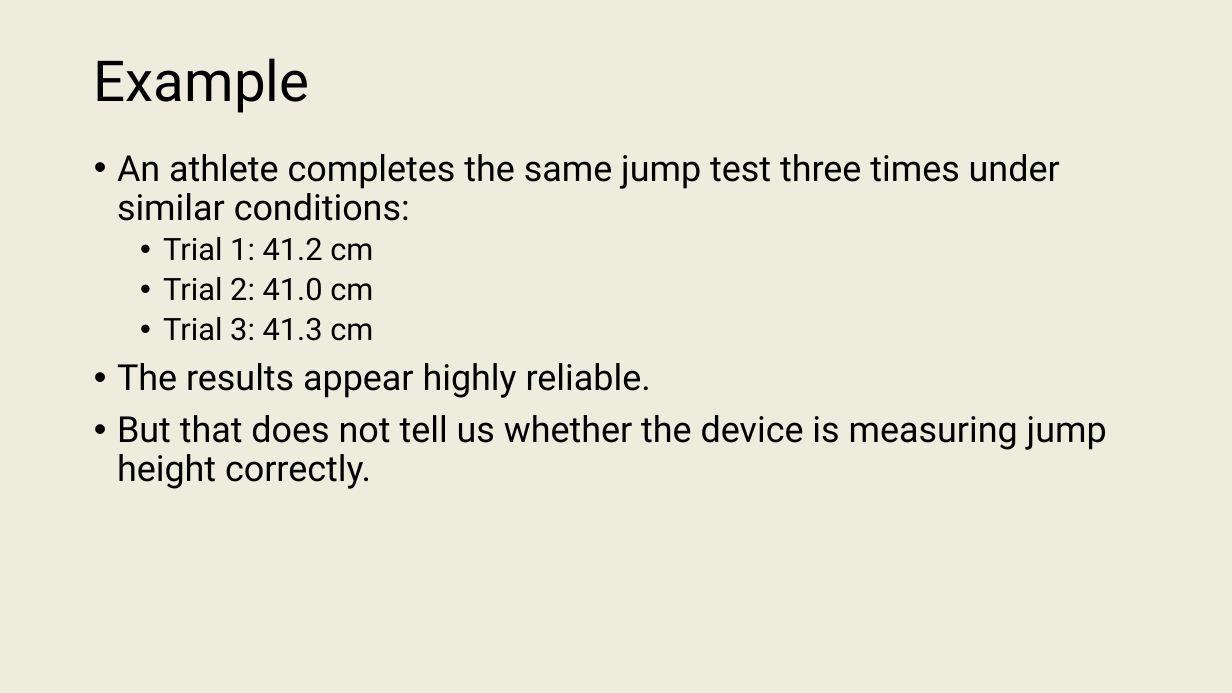
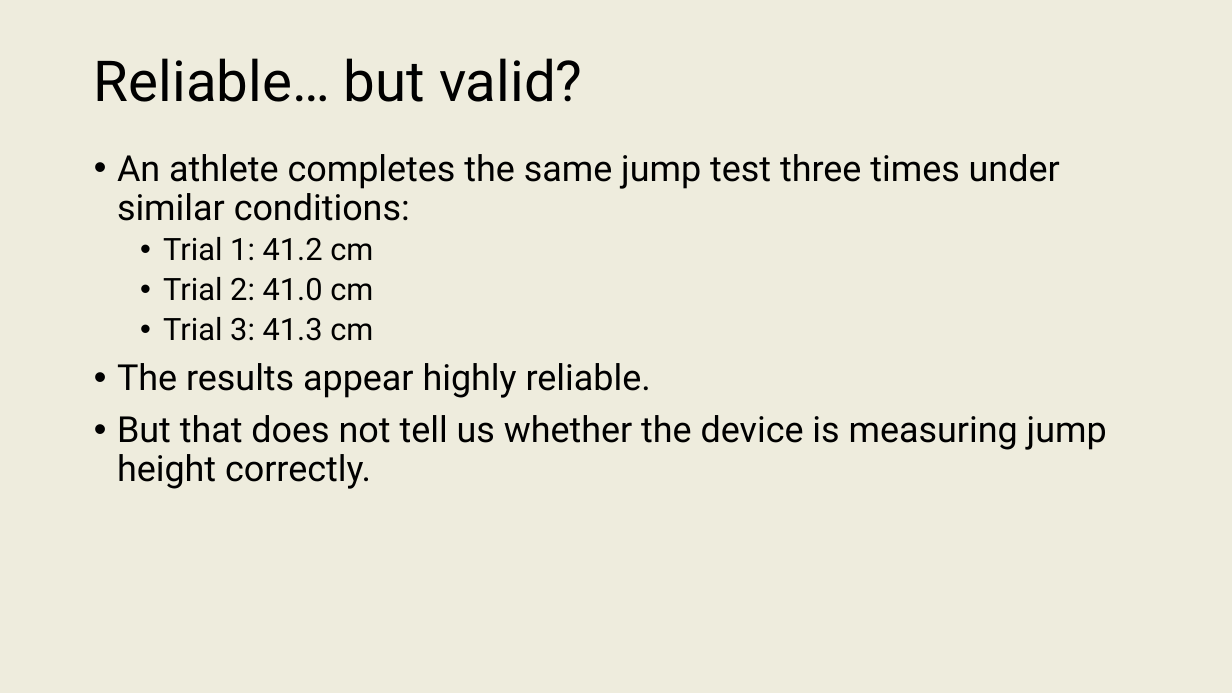
Before and after one commit to onishisaryu/HES-3000-Sports-Data-Analytics, a slide deck: slide 8 of pptx/Lecture5.pptx. Drawn at 1232x693 pixels with LibreOffice and Linux fonts; fonts in the diff are those of the drawing. Boxes give left, top, right and bottom in pixels: in the first picture for what was removed or moved away, otherwise in the second. Text is boxed around its words. In the diff, an @@ line names an element or a change of style, - is before the commit and + after.

```diff
--- a/pptx/Lecture5.pptx
+++ b/pptx/Lecture5.pptx
@@ title at <box>94,58,583,102</box>: text changed @@
-Example
+Reliable… but valid?
```
Also in this commit, not shown: 9 other slides changed, 10 slides added.
